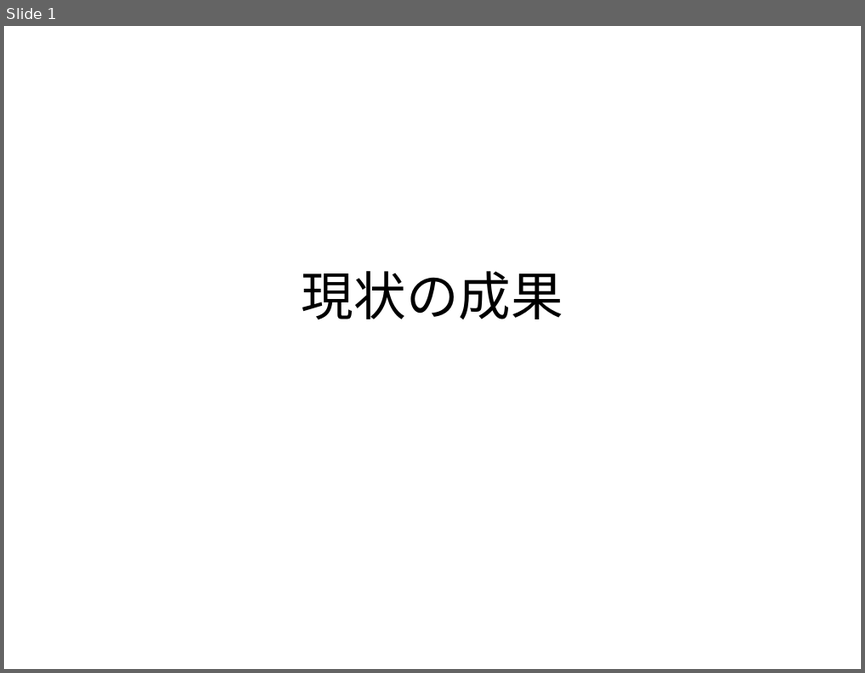
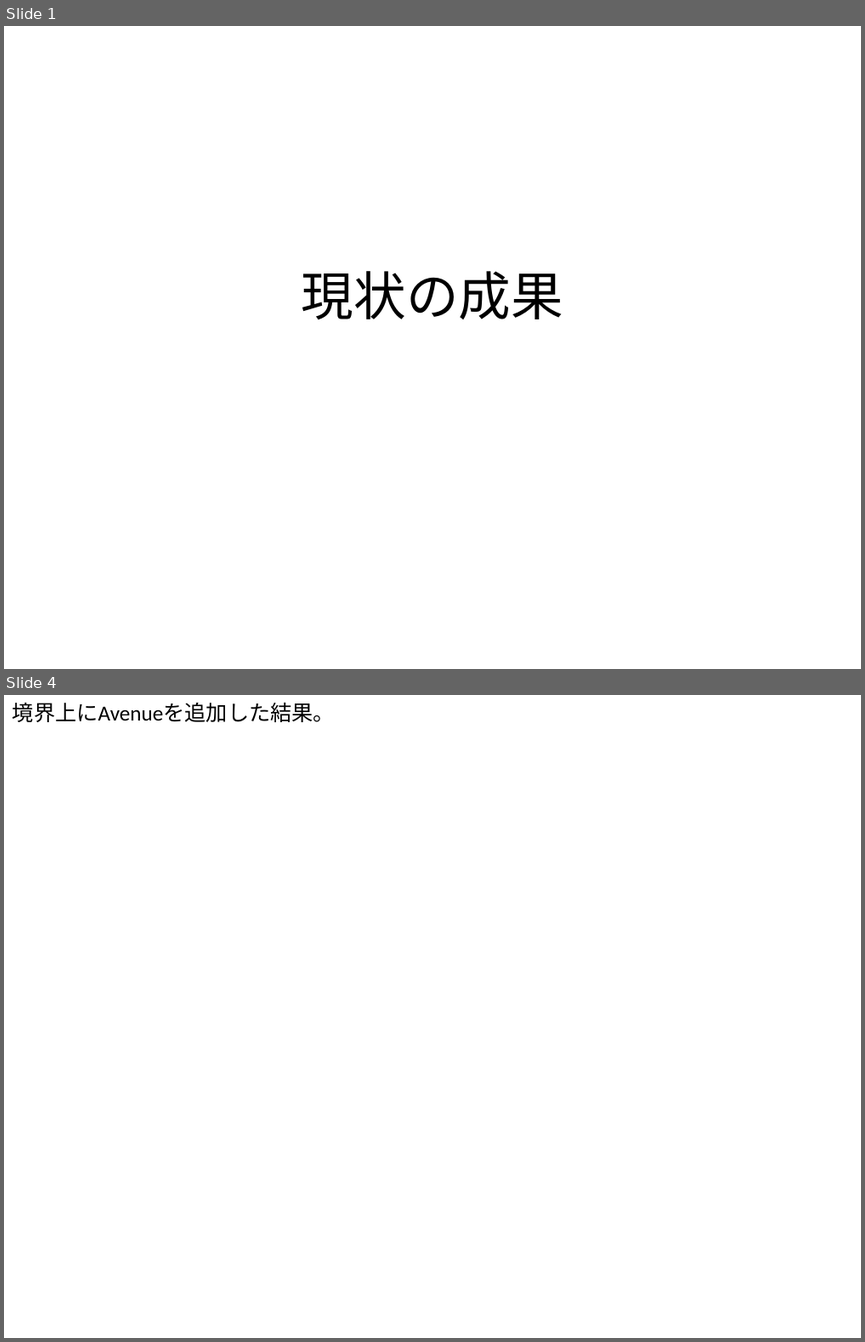
Before and after one commit to gnishida/RoadDesigner, a slide deck: doc/8.現状の成果.pptx. Shown one above the other, each under a label of ours: slide 1 before the commit, slides 1 and 4 after it; the slides between them are not shown. The pictures are 865x673 and 865x1342 pixels, drawn with LibreOffice and Linux fonts; fonts in the diff are those of the drawing; background and template pictures are left out. Boxes give left, top, right and bottom in pixels: in the first picture for what was removed or moved away, otherwise in the second. Text is boxed around its words. In the diff, an @@ line names an element or a change of style, - is before the commit and + after.

```diff
--- a/doc/8.現状の成果.pptx
+++ b/doc/8.現状の成果.pptx
@@ slide 4 added at (4,695,861,1338), background picture (left out) @@
@@ text added at (12,702,335,722), 18 pt, text #000000 @@
+境界上にAvenueを追加した結果。
```
Also in this commit, not shown: 2 other slides added, 3 other files.
